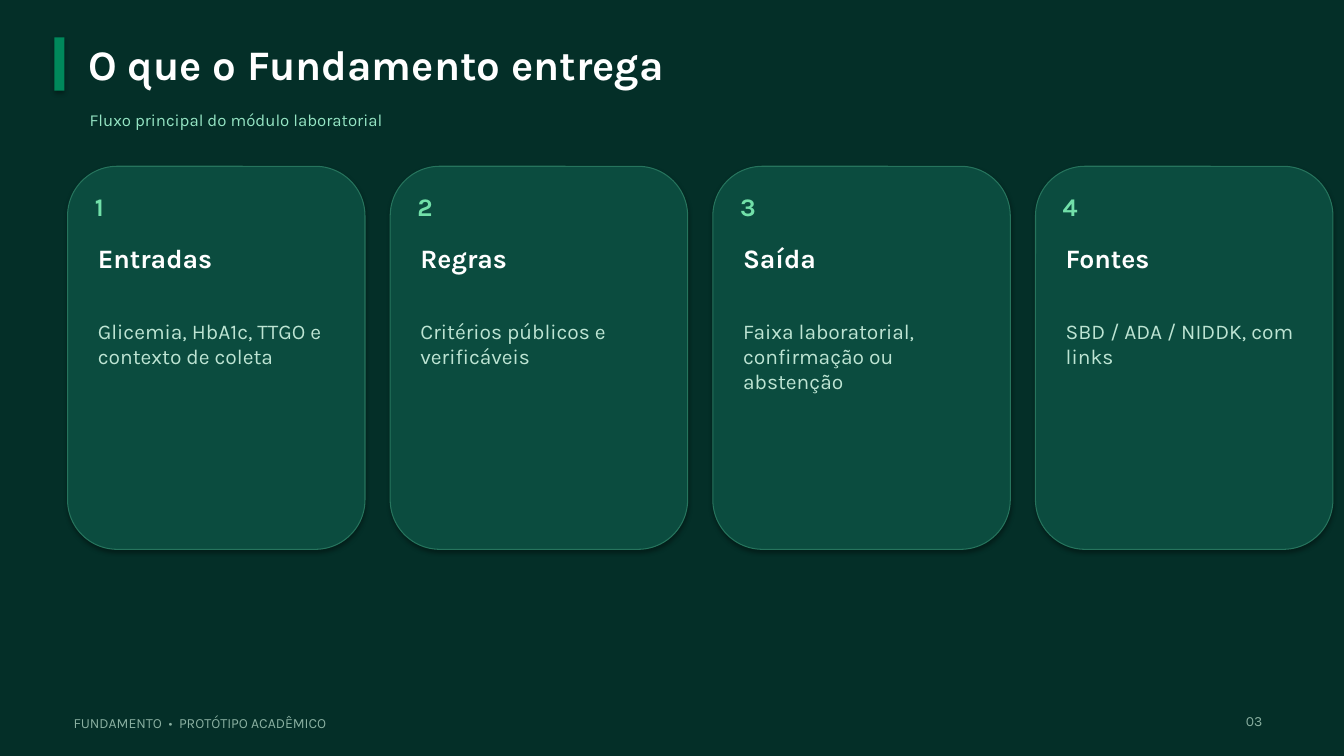
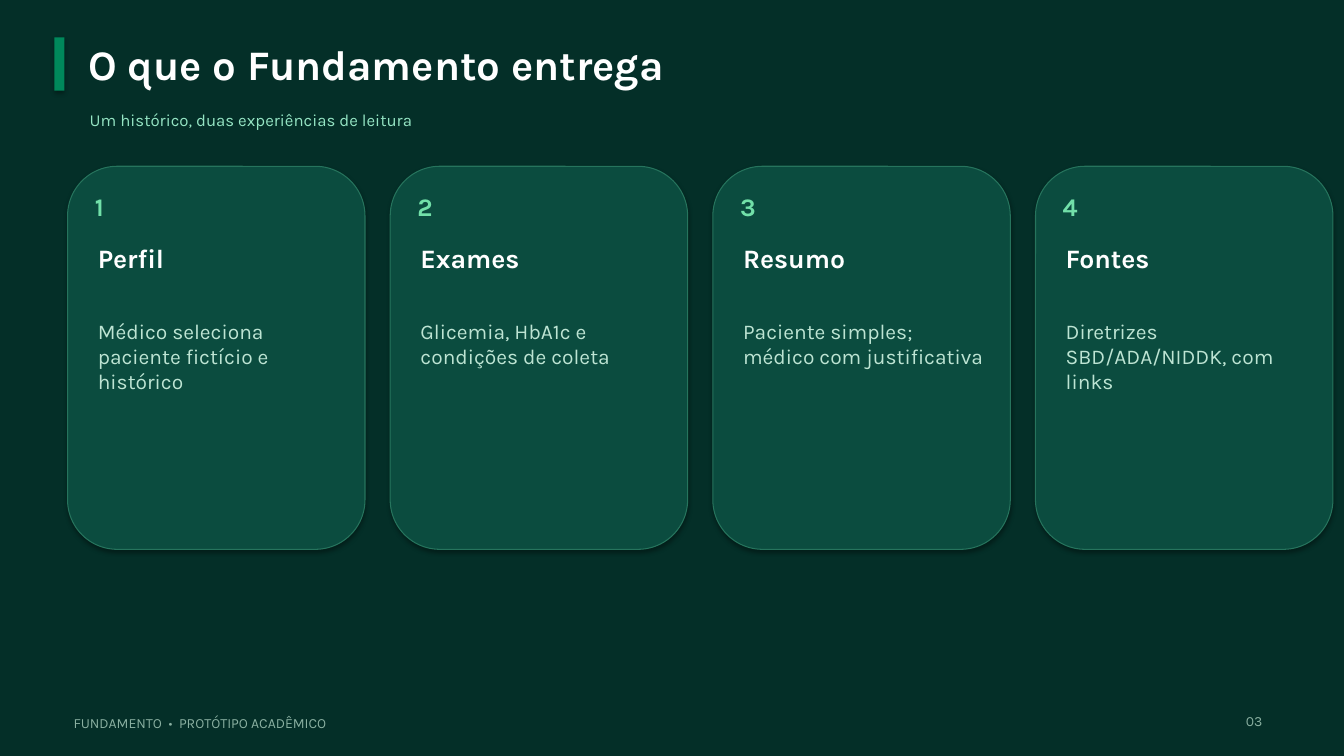
Before and after one commit to Bruno-Eneas/Fundamento, a slide deck: slide 3 of docs/Entrega/Apresentacao_Fundamento.pptx. Drawn at 1344x756 pixels with LibreOffice and Linux fonts; fonts in the diff are those of the drawing. Boxes give left, top, right and bottom in pixels: in the first picture for what was removed or moved away, otherwise in the second. Text is boxed around its words. In the diff, an @@ line names an element or a change of style, - is before the commit and + after.

```diff
--- a/docs/Entrega/Apresentacao_Fundamento.pptx
+++ b/docs/Entrega/Apresentacao_Fundamento.pptx
@@ text at <box>90,113,412,130</box>: text changed @@
-Fluxo principal do módulo laboratorial
+Um histórico, duas experiências de leitura
@@ text at <box>98,249,164,269</box>: text changed @@
-Entradas
+Perfil
@@ text at <box>420,250,519,269</box>: text changed @@
-Regras
+Exames
@@ text at <box>743,250,845,269</box>: text changed @@
-Saída
+Resumo
@@ text at <box>98,323,269,389</box>: text changed @@
-Glicemia, HbA1c, TTGO e contexto de coleta
+Médico seleciona paciente fictício e histórico
@@ text at <box>420,324,609,369</box>: text changed @@
-Critérios públicos e verificáveis
+Glicemia, HbA1c e condições de coleta
@@ text at <box>743,324,983,369</box>: text changed @@
-Faixa laboratorial, confirmação ou abstenção
+Paciente simples; médico com justificativa
@@ text at <box>1066,324,1273,389</box>: text changed @@
-SBD / ADA / NIDDK, com links
+Diretrizes SBD/ADA/NIDDK, com links
```
Also in this commit, not shown: 7 other slides changed, 23 other files.
